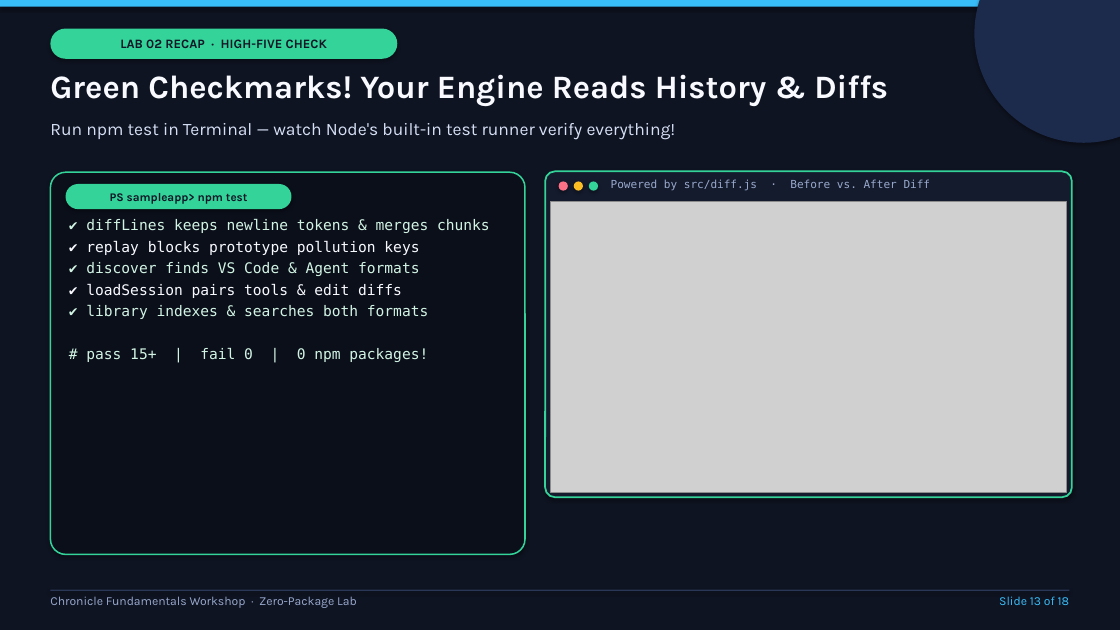
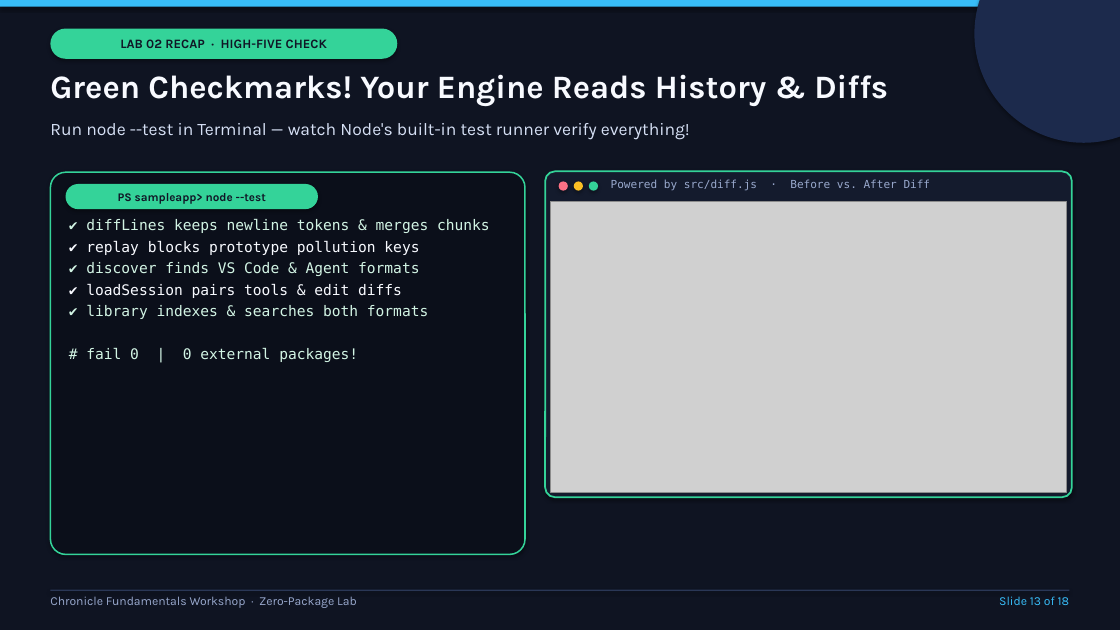
Before and after one commit to adamga/chatexplorer, a slide deck: slide 13 of workshop/Fundamentals/content/Fundamentals-Workshop-Deck.pptx. Drawn at 1120x630 pixels with LibreOffice and Linux fonts; fonts in the diff are those of the drawing; grey boxes stand for pictures. Boxes give left, top, right and bottom in pixels: in the first picture for what was removed or moved away, otherwise in the second. Text is boxed around its words. In the diff, an @@ line names an element or a change of style, - is before the commit and + after.

```diff
--- a/workshop/Fundamentals/content/Fundamentals-Workshop-Deck.pptx
+++ b/workshop/Fundamentals/content/Fundamentals-Workshop-Deck.pptx
@@ text at [50, 123, 690, 140]: text changed @@
-Run npm test in Terminal — watch Node's built-in test runner verify everything!
+Run node --test in Terminal — watch Node's built-in test runner verify everything!
@@ rounded rectangle "PS sampleapp> node --test": place and size @@
-rounded rectangle "PS sampleapp> node --test" at [66, 184, 292, 209]
+rounded rectangle "PS sampleapp> node --test" at [66, 184, 318, 209]
@@ text in rounded rectangle at [118, 193, 266, 204]: text changed @@
-PS sampleapp> npm test
+PS sampleapp> node --test
@@ text at [86, 348, 358, 362]: text changed @@
-# pass 15+ | fail 0 | 0 npm packages!
+# fail 0 | 0 external packages!
```
Also in this commit, not shown: 6 other slides changed, 53 other files.
